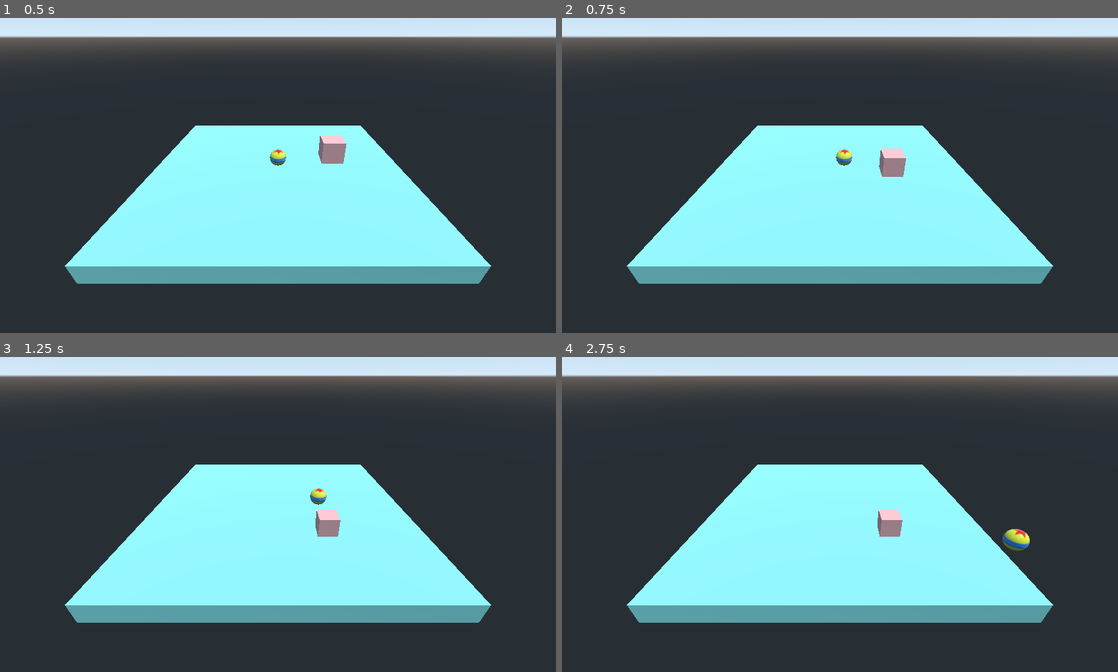
Above: before the commit, frames 1-4 (two rows, left to right).
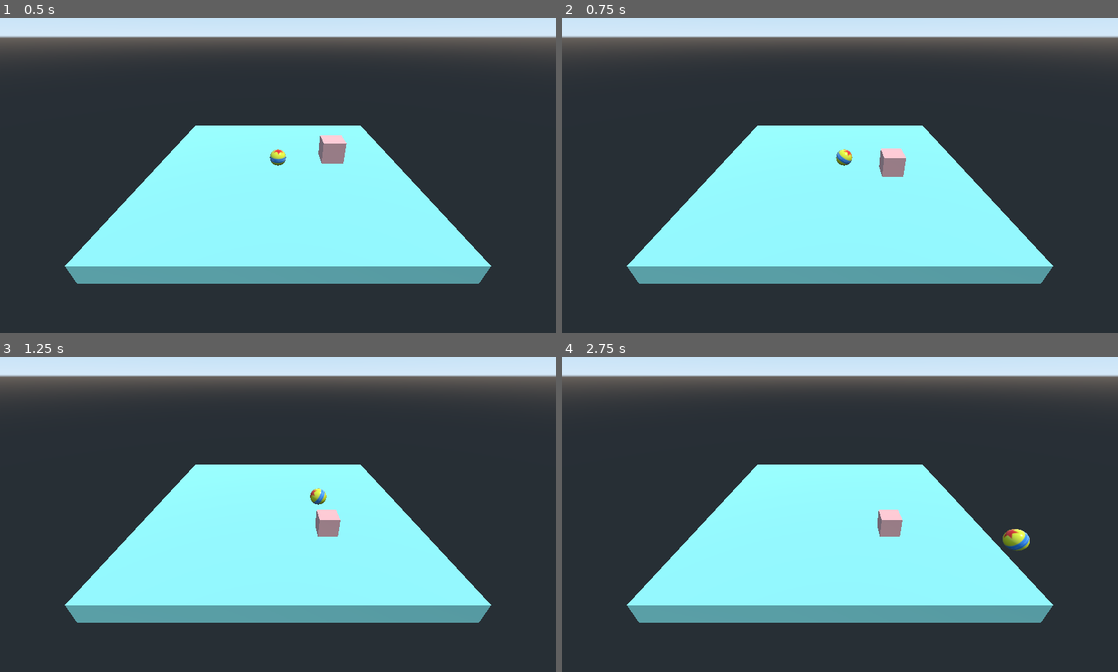
Above: after the commit, the same moments.

Repository: 37712/Godot_simple_3d_game
Game: Godot game, scene res://Level.tscn
The game is run twice, just before and just after one commit, with the same random seed, the same clock (stepped at 60 frames per second) and the same inputs.
Inputs:
- Up to frame 1 (0.5 s): no input
- Up to frame 2 (0.75 s): hold Right (ui_right) from 0.53 s (still down)
- Up to frame 3 (1.25 s): keep holding Right (ui_right)
- Up to frame 4 (2.75 s): release Right (ui_right) at 1.28 s; hold Down (ui_down) 1.28-2.03 s; hold Right (ui_right) from 2.03 s (still down)

Frame 1 is identical in both runs. In frame 2, less than 0.1% of the frame differs, in the area x 49-53%, y 41-47%; in frame 3, less than 0.1%; in frame 4, 0.2%, in the area x 79-85%, y 54-62%.

Commit message:
added a mesh for the player ball and rolling effect

Diff:
--- a/Player/Player.gd
+++ b/Player/Player.gd
@@ -11,9 +11,6 @@
 
 # Called every frame. 'delta' is the elapsed time since the previous frame.
 func _physics_process(delta):
-	move(delta)
-
-func move(_delta):
 	var input_vector = Vector3.ZERO
 	# better code, ok for keyboard and controller
 	input_vector.x = Input.get_action_strength("ui_right") - Input.get_action_strength("ui_left")
@@ -31,9 +28,13 @@
 	else: # not moving
 		velocity = velocity.move_toward(Vector3.ZERO, friction)
 
+	# rotate ball
+	rotate_x(deg2rad(velocity.z))
+	rotate_z(deg2rad(-velocity.x))
+
 	velocity = move_and_slide(velocity) # collide and slide, no delta needed
 
-# clamped func for Vector3
+# clamped func for Vector3, only works for (x,z) not y
 func clamped_3d(vect3, limit):
 	var vect2 = Vector2(vect3.x, vect3.z)
 	vect2 = vect2.clamped(limit)
--- a/project.godot
+++ b/project.godot
@@ -18,30 +18,30 @@
 
 ui_left={
 "deadzone": 0.5,
-"events": [ Object(InputEventKey,"resource_local_to_scene":false,"resource_name":"","device":0,"alt":false,"shift":false,"control":false,"meta":false,"command":false,"pressed":false,"scancode":16777231,"unicode":0,"echo":false,"script":null)
+"events": [ Object(InputEventKey,"resource_local_to_scene":false,"resource_name":"","device":0,"alt":false,"shift":false,"control":false,"meta":false,"command":false,"pressed":false,"scancode":16777231,"physical_scancode":0,"unicode":0,"echo":false,"script":null)
 , Object(InputEventJoypadButton,"resource_local_to_scene":false,"resource_name":"","device":0,"button_index":14,"pressure":0.0,"pressed":false,"script":null)
-, Object(InputEventKey,"resource_local_to_scene":false,"resource_name":"","device":0,"alt":false,"shift":false,"control":false,"meta":false,"command":false,"pressed":false,"scancode":65,"unicode":0,"echo":false,"script":null)
+, Object(InputEventKey,"resource_local_to_scene":false,"resource_name":"","device":0,"alt":false,"shift":false,"control":false,"meta":false,"command":false,"pressed":false,"scancode":65,"physical_scancode":0,"unicode":0,"echo":false,"script":null)
  ]
 }
 ui_right={
 "deadzone": 0.5,
-"events": [ Object(InputEventKey,"resource_local_to_scene":false,"resource_name":"","device":0,"alt":false,"shift":false,"control":false,"meta":false,"command":false,"pressed":false,"scancode":16777233,"unicode":0,"echo":false,"script":null)
+"events": [ Object(InputEventKey,"resource_local_to_scene":false,"resource_name":"","device":0,"alt":false,"shift":false,"control":false,"meta":false,"command":false,"pressed":false,"scancode":16777233,"physical_scancode":0,"unicode":0,"echo":false,"script":null)
 , Object(InputEventJoypadButton,"resource_local_to_scene":false,"resource_name":"","device":0,"button_index":15,"pressure":0.0,"pressed":false,"script":null)
-, Object(InputEventKey,"resource_local_to_scene":false,"resource_name":"","device":0,"alt":false,"shift":false,"control":false,"meta":false,"command":false,"pressed":false,"scancode":68,"unicode":0,"echo":false,"script":null)
+, Object(InputEventKey,"resource_local_to_scene":false,"resource_name":"","device":0,"alt":false,"shift":false,"control":false,"meta":false,"command":false,"pressed":false,"scancode":68,"physical_scancode":0,"unicode":0,"echo":false,"script":null)
  ]
 }
 ui_up={
 "deadzone": 0.5,
-"events": [ Object(InputEventKey,"resource_local_to_scene":false,"resource_name":"","device":0,"alt":false,"shift":false,"control":false,"meta":false,"command":false,"pressed":false,"scancode":16777232,"unicode":0,"echo":false,"script":null)
+"events": [ Object(InputEventKey,"resource_local_to_scene":false,"resource_name":"","device":0,"alt":false,"shift":false,"control":false,"meta":false,"command":false,"pressed":false,"scancode":16777232,"physical_scancode":0,"unicode":0,"echo":false,"script":null)
 , Object(InputEventJoypadButton,"resource_local_to_scene":false,"resource_name":"","device":0,"button_index":12,"pressure":0.0,"pressed":false,"script":null)
-, Object(InputEventKey,"resource_local_to_scene":false,"resource_name":"","device":0,"alt":false,"shift":false,"control":false,"meta":false,"command":false,"pressed":false,"scancode":87,"unicode":0,"echo":false,"script":null)
+, Object(InputEventKey,"resource_local_to_scene":false,"resource_name":"","device":0,"alt":false,"shift":false,"control":false,"meta":false,"command":false,"pressed":false,"scancode":87,"physical_scancode":0,"unicode":0,"echo":false,"script":null)
  ]
 }
 ui_down={
 "deadzone": 0.5,
-"events": [ Object(InputEventKey,"resource_local_to_scene":false,"resource_name":"","device":0,"alt":false,"shift":false,"control":false,"meta":false,"command":false,"pressed":false,"scancode":16777234,"unicode":0,"echo":false,"script":null)
+"events": [ Object(InputEventKey,"resource_local_to_scene":false,"resource_name":"","device":0,"alt":false,"shift":false,"control":false,"meta":false,"command":false,"pressed":false,"scancode":16777234,"physical_scancode":0,"unicode":0,"echo":false,"script":null)
 , Object(InputEventJoypadButton,"resource_local_to_scene":false,"resource_name":"","device":0,"button_index":13,"pressure":0.0,"pressed":false,"script":null)
-, Object(InputEventKey,"resource_local_to_scene":false,"resource_name":"","device":0,"alt":false,"shift":false,"control":false,"meta":false,"command":false,"pressed":false,"scancode":83,"unicode":0,"echo":false,"script":null)
+, Object(InputEventKey,"resource_local_to_scene":false,"resource_name":"","device":0,"alt":false,"shift":false,"control":false,"meta":false,"command":false,"pressed":false,"scancode":83,"physical_scancode":0,"unicode":0,"echo":false,"script":null)
  ]
 }
 
